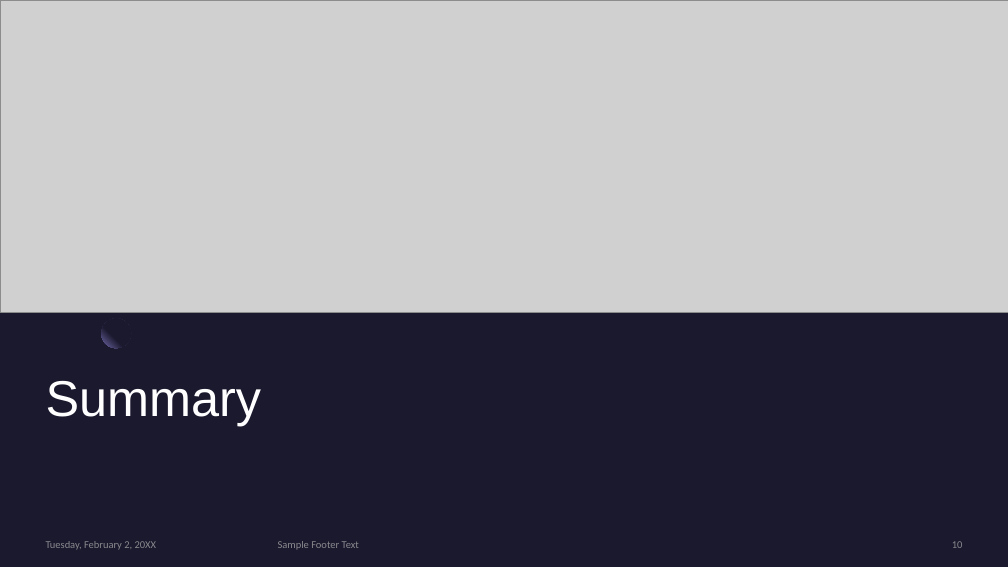
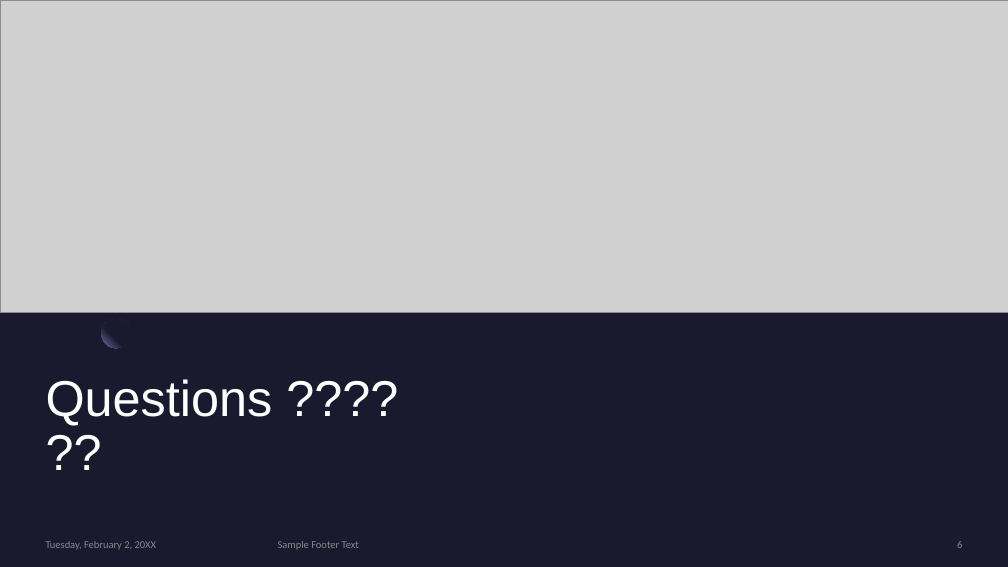
Before and after one commit to DonalHowe/FYP_Pathfinding, a slide deck: slide 6 of Documents/A comparison between A.pptx (slide 10 before the commit). Drawn at 1008x567 pixels with LibreOffice and Linux fonts; fonts in the diff are those of the drawing; grey boxes stand for pictures. Boxes give left, top, right and bottom in pixels: in the first picture for what was removed or moved away, otherwise in the second. Text is boxed around its words. In the diff, an @@ line names an element or a change of style, - is before the commit and + after.

```diff
--- a/Documents/A comparison between A.pptx
+++ b/Documents/A comparison between A.pptx
@@ title at (x1=46, y1=379, x2=273, y2=426): text changed @@
-Summary
+Questions ??????
@@ page number at (x1=957, y1=541, x2=962, y2=548): text changed @@
-10
+6
```
Also in this commit, not shown: 1 other slide changed, 4 slides removed.
